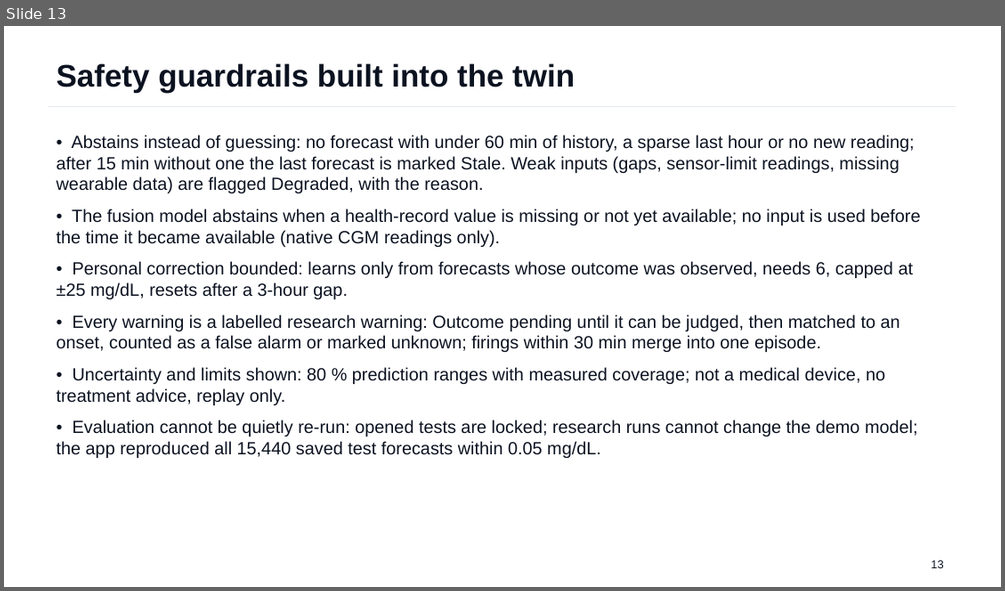
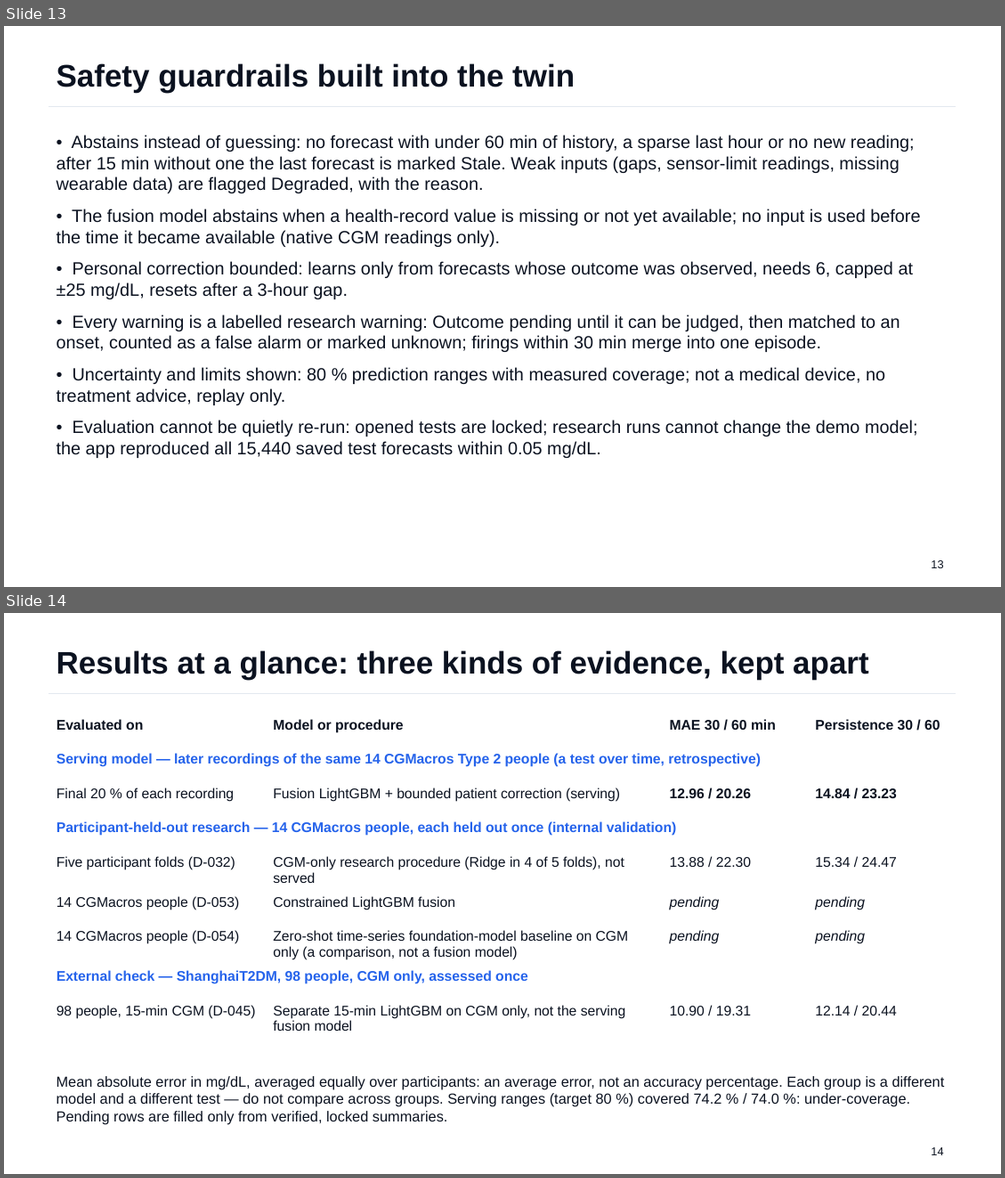
Before and after one commit to Avi36005/DigitalTwin-Challenge-Kryptonite, a slide deck: docs/submission/GlucoTwin_Presentation.pptx. Shown one above the other, each under a label of ours: slide 13 before the commit, slides 13 and 14 after it. The pictures are 1005x591 and 1005x1178 pixels, drawn with LibreOffice and Linux fonts; fonts in the diff are those of the drawing. Boxes give left, top, right and bottom in pixels: in the first picture for what was removed or moved away, otherwise in the second. Text is boxed around its words. In the diff, an @@ line names an element or a change of style, - is before the commit and + after.

Commit message:
submission: deck separates serving, participant-held-out and external evidence; results overview; pending D-053/D-054 slots; architecture marks bounded update, review ledger and research-only candidates; data opportunity check

```diff
--- a/docs/submission/GlucoTwin_Presentation.pptx
+++ b/docs/submission/GlucoTwin_Presentation.pptx
@@ slide 14 added at (4, 613, 1001, 1174), background #FFFFFF @@
@@ text added at (57, 650, 869, 680), 30 pt, text #0B1220, bold @@
+Results at a glance: three kinds of evidence, kept apart
@@ line added from (48, 694) to (956, 694), #E3E8EF 0.75 pt @@
@@ table added at (48, 714, 954, 1034), 9 rows, 4 columns @@
+Evaluated on | Model or procedure | MAE 30 / 60 min | Persistence 30 / 60
+Serving model — later recordings of the same 14 CGMacros Type 2 people (a test over time, retrospective) |  |  | 
+Final 20 % of each recording | Fusion LightGBM + bounded patient correction (serving) | 12.96 / 20.26 | 14.84 / 23.23
+Participant-held-out research — 14 CGMacros people, each held out once (internal validation) |  |  | 
+Five participant folds (D-032) | CGM-only research procedure (Ridge in 4 of 5 folds), not served | 13.88 / 22.30 | 15.34 / 24.47
+14 CGMacros people (D-053) | Constrained LightGBM fusion | pending | pending
+14 CGMacros people (D-054) | Zero-shot time-series foundation-model baseline on CGM only (a comparison, not a fusion model) | pending | pending
+External check — ShanghaiT2DM, 98 people, CGM only, assessed once |  |  | 
+98 people, 15-min CGM (D-045) | Separate 15-min LightGBM on CGM only, not the serving fusion model | 10.90 / 19.31 | 12.14 / 20.44
@@ text added at (57, 1076, 945, 1124), 14 pt, text #0B1220 @@
+Mean absolute error in mg/dL, averaged equally over participants: an average error, not an accuracy percentage. Each group is a different model and a different test — do not compare across groups. Serving ranges (target 80 %) covered 74.2 % / 74.0 %: under-coverage. Pending rows are filled only from verified, locked summaries.
@@ text added at (930, 1147, 943, 1155), 11 pt, text #0B1220 @@
+14
```
Also in this commit, not shown: 22 other slides changed, 2 other slides added, 6 other files.
